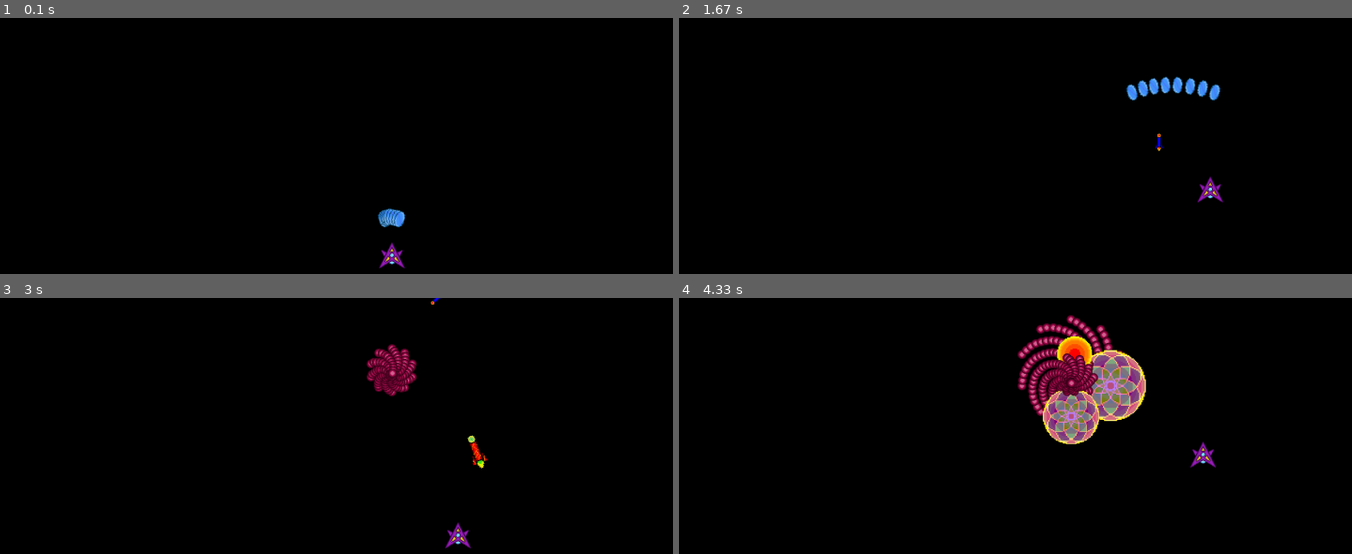
Above: before the commit, frames 1-4 (two rows, left to right).
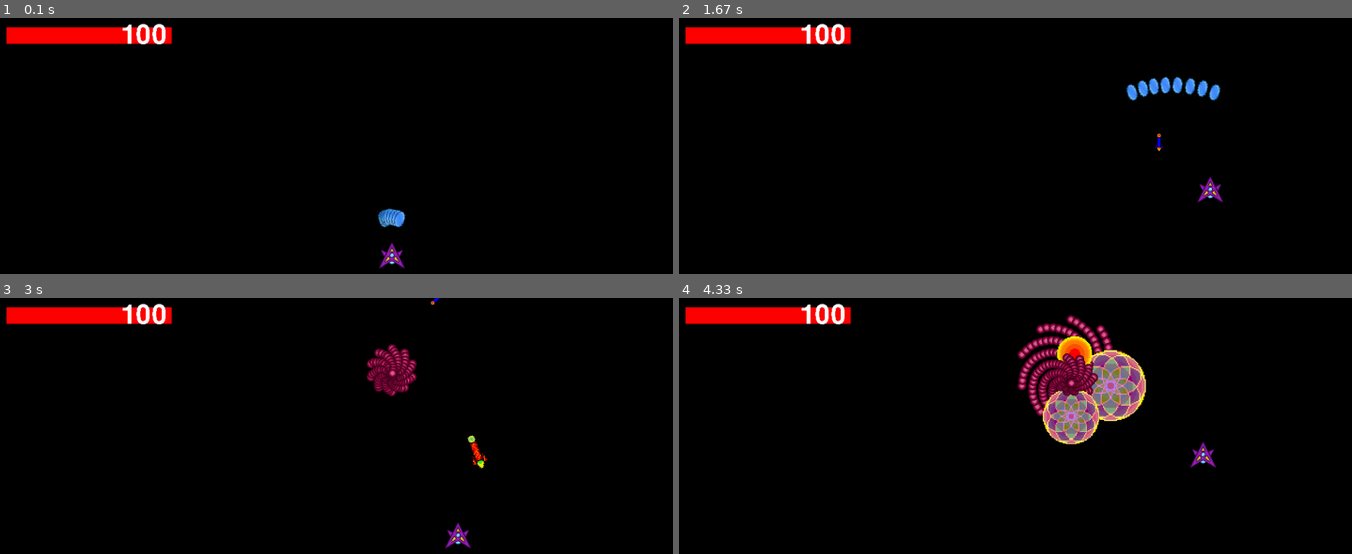
Above: after the commit, the same moments.

Repository: brendan-silva/Cosmic-bullet
Game: pygame game, started from test_level.py
The game is run twice, just before and just after one commit, with the same random seed, the same clock (stepped at 60 frames per second) and the same inputs.
Inputs:
- Up to frame 1 (0.1 s): no input
- Up to frame 2 (1.67 s): tap X at 0.33, 0.82 s; hold Right 0.67-1.13 s; tap Z at 0.73, 1.03, 1.23, 1.57 s; hold Up 1.17-1.47 s; tap C at 1.32 s; hold Right from 1.5 s (still down)
- Up to frame 3 (3 s): tap Z at 1.87, 2.07, 2.37, 2.63, 2.97 s; release Right at 1.97 s; hold Left 2-2.53 s; tap X at 2.15 s; hold Down 2.57-2.87 s; tap C at 2.72 s; hold Left from 2.9 s (still down)
- Up to frame 4 (4.33 s): tap Z at 3.27, 3.4, 3.8, 4.1 s; release Left at 3.3 s; hold Up 3.33-3.7 s; tap X at 3.48 s; hold Right from 3.73 s (still down); tap C at 3.88 s

The runs differ from the first frame. In frame 1, 1.7% of the frame differs, in the area x 0-26%, y 2-11%; in frame 2, 1.7%; in frame 3, 1.7%; in frame 4, 1.7%.

Commit message:
Add bar with text and exmaple

Diff:
--- a/engine.py
+++ b/engine.py
@@ -78,7 +78,9 @@
         by all subclasses or it's functionally duplicated in the subclasses
         constructor.
         """
-        self.transform = Transform2D()
+        self.transform = Transform2D(0, 0, 0)
+        self.sprite = None
+        self.dead = False
 
     @abstractmethod
     def update(self, dt: float):
@@ -785,6 +787,75 @@
         if recenter:
             self.sprite.rect.center = self.center
 
+
+class Bar(GameObject):
+    def __init__(self, colour, current_value, max_value, length, width, x, y):
+        super().__init__()
+        self.transform = Transform2D(x, y, 0)
+        self.colour = colour
+        self.current_value = current_value
+        self.max_value = max_value
+        self.length = length
+        self.width = width
+        self.sprite = Sprite()
+        self.sprite.image = pygame.Surface([length, width])
+        self.sprite.image.fill(self.colour)
+        self.sprite.rect = self.sprite.image.get_rect()
+
+    def update(self, dt):
+        pressed_keys = pygame.key.get_pressed()
+
+        length = self.length * (self.current_value/self.max_value)
+        self.sprite.image = pygame.transform.scale(self.sprite.image, (length, self.width));
+
+    def set_value(self, amount):
+        self.current_value = amount
+        if self.callback is not None:
+            self.callback(str(self.current_value))
+
+    def increase(self, amount):
+        self.current_value += amount
+        if self.callback is not None:
+            self.callback(str(self.current_value))
+
+    def decrease(self, amount):
+        self.current_value -= amount
+        if self.callback is not None:
+            self.callback(str(self.current_value))
+
+    def register_callback(self, callback):
+        self.callback = callback
+
+
+class BarWithText(GameObject):
+    bar: Bar
+    text: textobject
+
+    def __init__(self, colour, text_colour, current_value, max_value, length, width, bar_x, bar_y, text_x, text_y, text_size):
+        super().__init__()
+        self.bar = Bar(colour, current_value, max_value, length, width, bar_x, bar_y)
+        self.text = textobject(text_x, text_y, str(current_value), text_colour, text_size)
+        self.bar.register_callback(self.text.changetext)
+        self.first = True
+
+    def update(self, dt):
+        if self.first:
+            spawn(self.bar)
+            spawn(self.text)
+            self.first = False
+        self.bar.update(dt)
+        self.text.update(dt)
+
+    def set_value(self, amount):
+        self.bar.set_value(amount)
+
+    def increase(self, amount):
+        self.bar.increase(amount)
+
+    def decrease(self, amount):
+        self.bar.decrease(amount)
+
+
 class button(GameObject):
     def __init__(self,x,y,scene,text="",quitbutton=False):
         self.sprite = pygame.sprite.Sprite()
--- a/test_level.py
+++ b/test_level.py
@@ -7,6 +7,7 @@
 def stage_1() -> Scene:
     new_scene = Scene(
         Player(),
+        BarWithText((255, 0, 0), (255, 255, 255), 100, 100, 300, 30, 550, 400, 450, 400, 72),
         bossSpawner(
         bossenemy(
             Transform2D(0, 300, 0),
